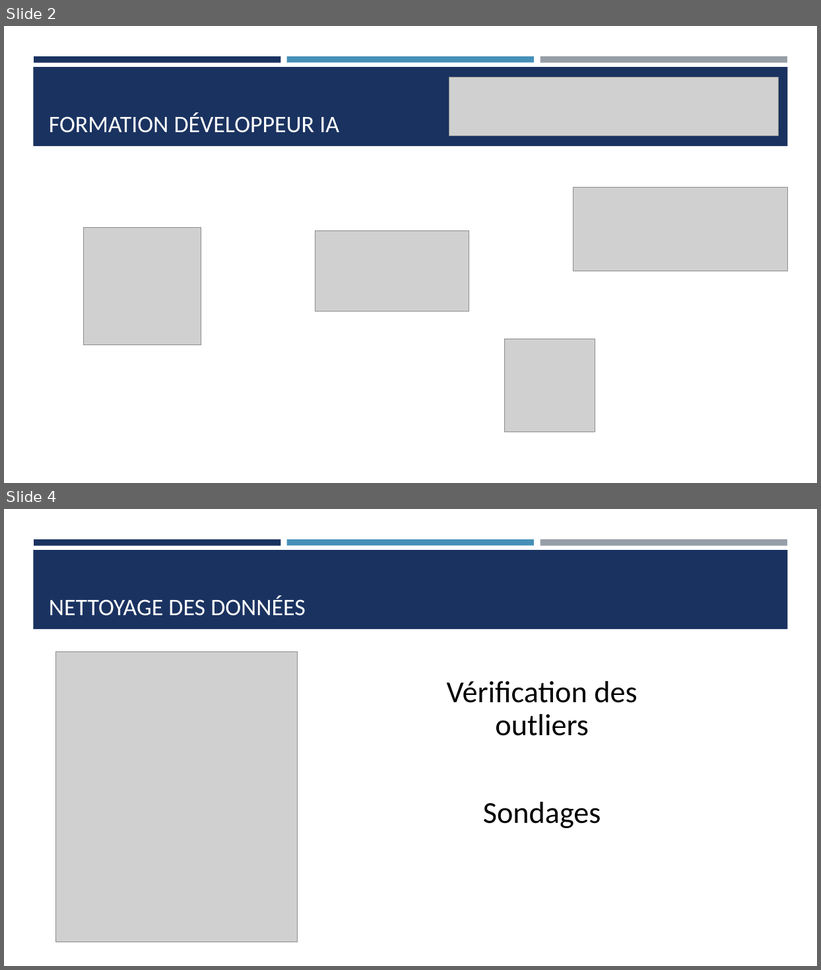
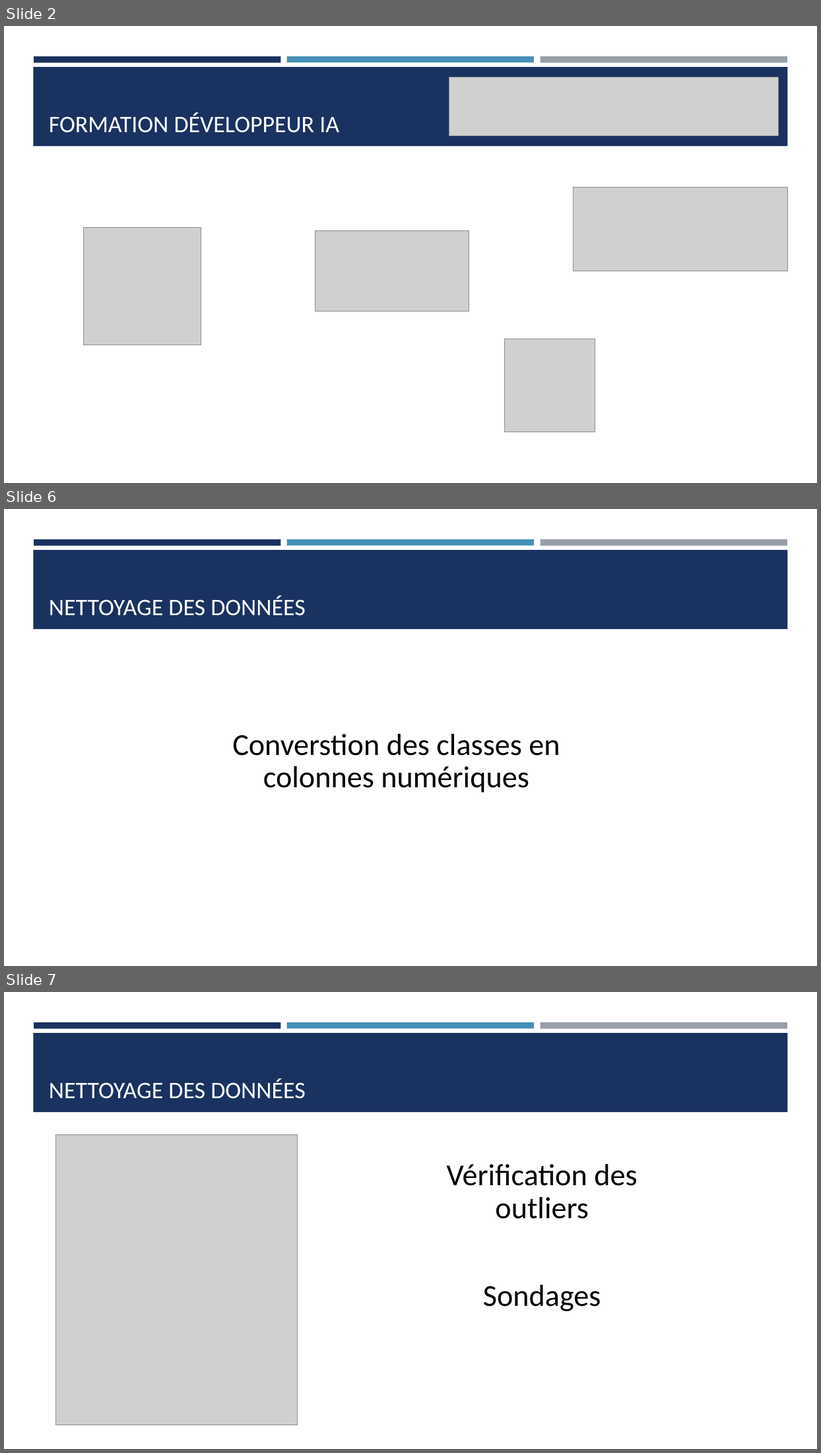
Before and after one commit to Ace4teaM/OCR-NovaTech, a slide deck: Presentation.pptx. Shown one above the other, each under a label of ours: slides 2 and 4 before the commit, slides 2, 6 and 7 after it; the slides between them are not shown. The pictures are 821x970 and 821x1453 pixels, drawn with LibreOffice and Linux fonts; fonts in the diff are those of the drawing; grey boxes stand for pictures. Boxes give left, top, right and bottom in pixels: in the first picture for what was removed or moved away, otherwise in the second. Text is boxed around its words. In the diff, an @@ line names an element or a change of style, - is before the commit and + after.

Commit message:
Renforce l'exploration des données

```diff
--- a/Presentation.pptx
+++ b/Presentation.pptx
@@ slide 6 added at (4, 509, 817, 966), background #FFFFFF; not listed: 4 template elements that a slide beside it also shows @@
@@ title added at (49, 595, 305, 616), 28 pt, text #FFFFFF @@
+NETTOYAGE DES DONNÉES
@@ text added at (232, 734, 560, 793), 36 pt, text #000000 @@
+Converstion des classes en colonnes numériques
@@ what was slide 4 is now slide 7 @@
```
Also in this commit, not shown: 2 slides changed, 9 other slides added, 1 slide removed, 4 other files.
